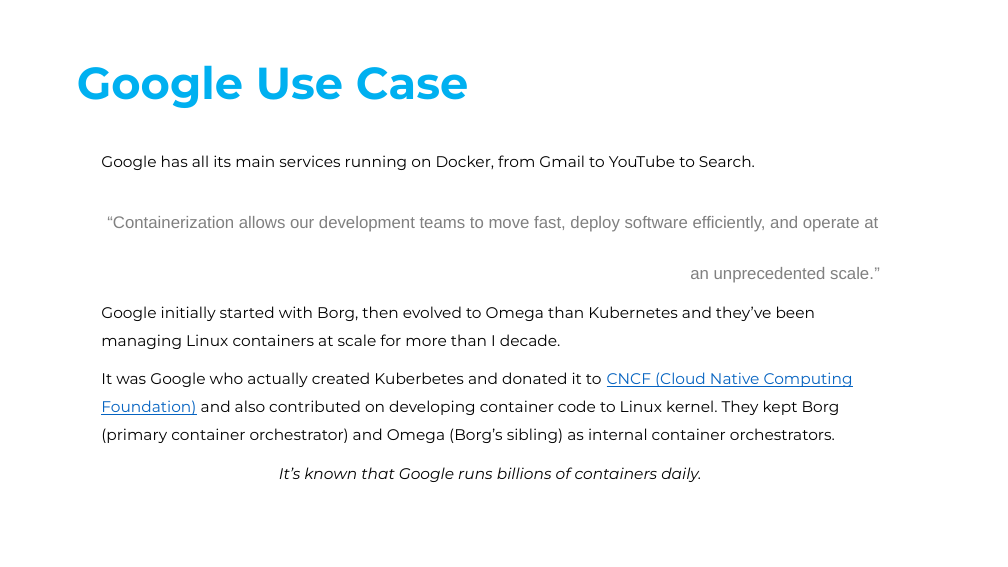
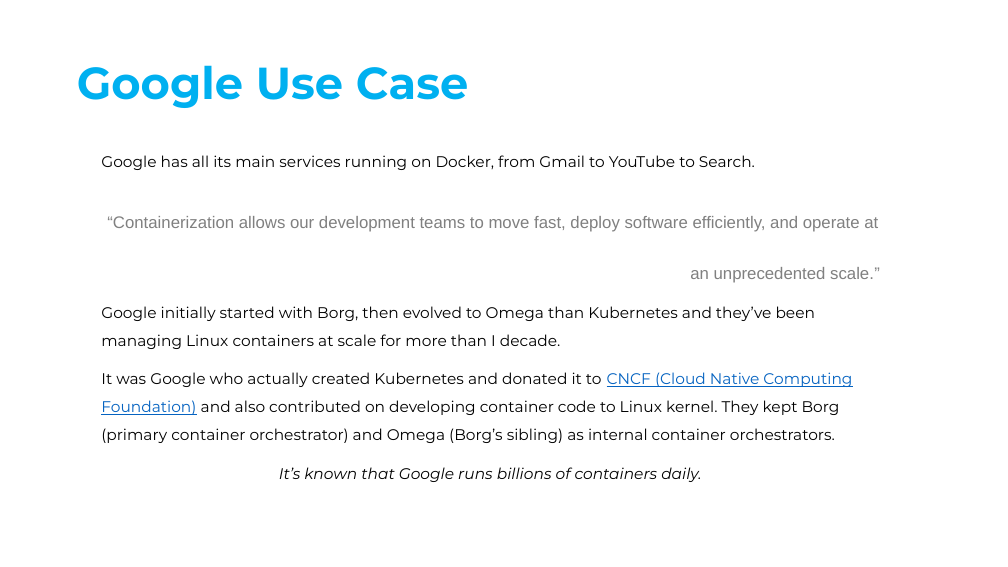
Before and after one commit to alexz76/Swapfiets.Docker, a slide deck: slide 6 of Docker - Swapfiets Training.pptx. Drawn at 1008x567 pixels with LibreOffice and Linux fonts; fonts in the diff are those of the drawing. Boxes give left, top, right and bottom in pixels: in the first picture for what was removed or moved away, otherwise in the second. Text is boxed around its words. In the diff, an @@ line names an element or a change of style, - is before the commit and + after.

Commit message:
Updating presentation

```diff
--- a/Docker - Swapfiets Training.pptx
+++ b/Docker - Swapfiets Training.pptx
@@ text at <box>101,372,852,443</box>: text changed @@
-It was Google who actually created Kuberbetes and donated it to CNCF (Cloud Native Computing Foundation) and also contributed on developing container code to Linux kernel. They kept Borg (primary container orchestrator) and Omega (Borg’s sibling) as internal container orchestrators.
+It was Google who actually created Kubernetes and donated it to CNCF (Cloud Native Computing Foundation) and also contributed on developing container code to Linux kernel. They kept Borg (primary container orchestrator) and Omega (Borg’s sibling) as internal container orchestrators.
```
Also in this commit, not shown: 3 other slides changed.
